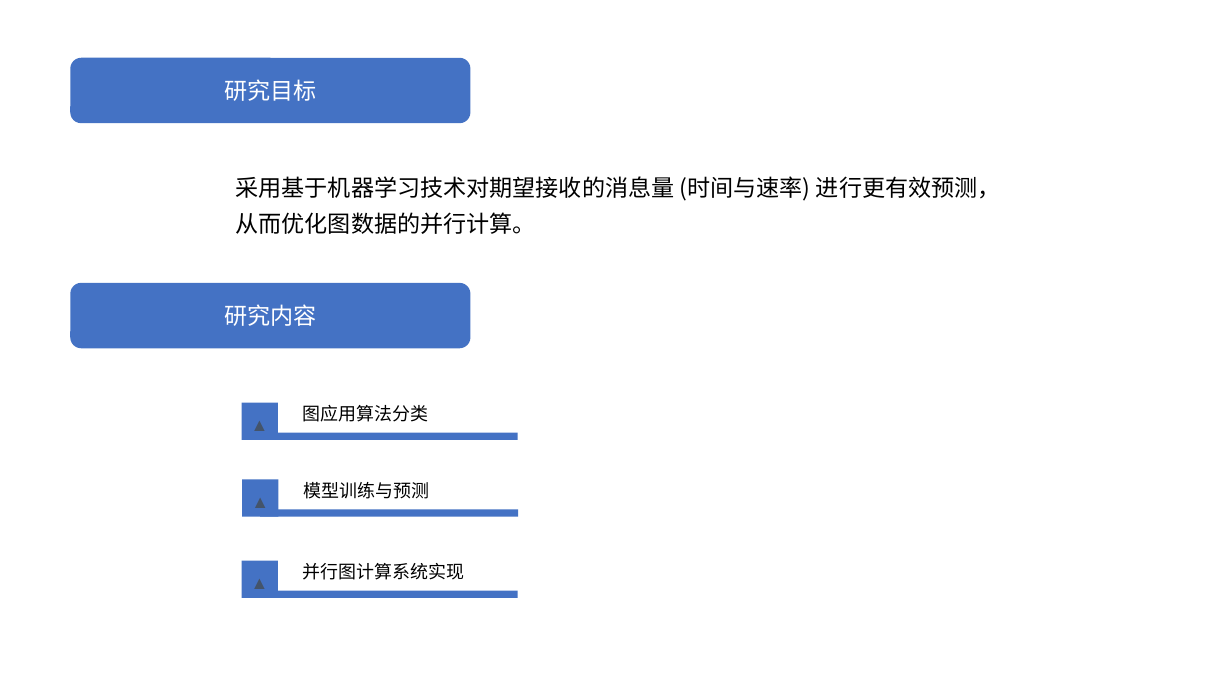
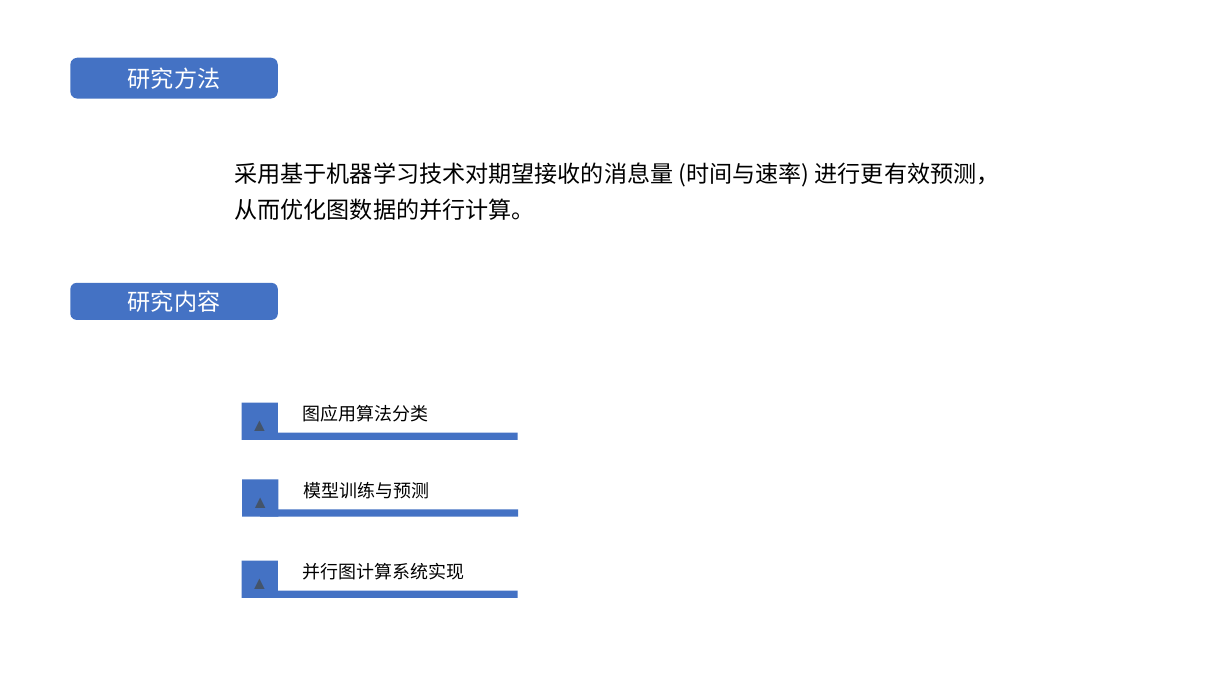
Before and after one commit to lidongze0629/Miscellaneous, a slide deck: slide 7 of graduation_paper/开题答辩.pptx. Drawn at 1232x693 pixels with LibreOffice and Linux fonts; fonts in the diff are those of the drawing; background and template pictures are left out. Boxes give left, top, right and bottom in pixels: in the first picture for what was removed or moved away, otherwise in the second. Text is boxed around its words. In the diff, an @@ line names an element or a change of style, - is before the commit and + after.

```diff
--- a/graduation_paper/开题答辩.pptx
+++ b/graduation_paper/开题答辩.pptx
@@ rounded rectangle "研究方法": place and size @@
-rounded rectangle "研究方法" at box(70, 57, 470, 123)
+rounded rectangle "研究方法" at box(70, 57, 278, 98)
@@ text in rounded rectangle at box(128, 67, 220, 89): text changed @@
-研究目标
+研究方法
@@ text "采用基于机器学习技术对期望接收的消息量 (时间与速率) 进行更有效预测，从而优化图数据的并行计算。": place and size @@
-text "采用基于机器学习技术对期望接收的消息量 (时间与速率) 进行更有效预测，从而优化图数据的并行计算。" at box(236, 176, 1001, 234)
+text "采用基于机器学习技术对期望接收的消息量 (时间与速率) 进行更有效预测，从而优化图数据的并行计算。" at box(234, 162, 1000, 220)
@@ rounded rectangle "研究内容": place and size @@
-rounded rectangle "研究内容" at box(70, 283, 470, 348)
+rounded rectangle "研究内容" at box(70, 283, 278, 320)
```
Also in this commit, not shown: 6 other slides changed, 2 slides added, 1 slide removed.
